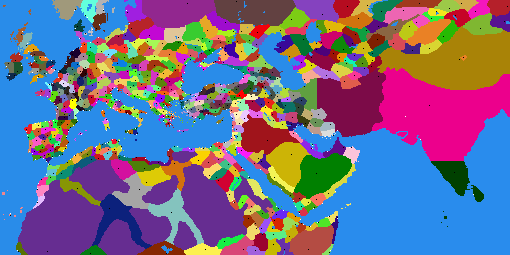
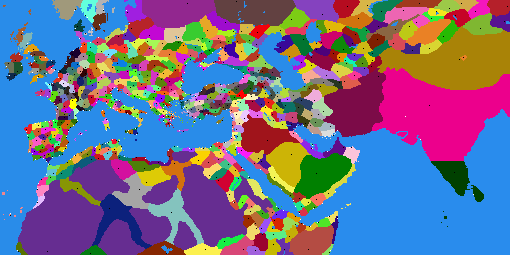
The second w=510, h=255 image is a revision of the first. Changes to its layers:
painted on "map_regions" over [300, 78, 343, 130]
